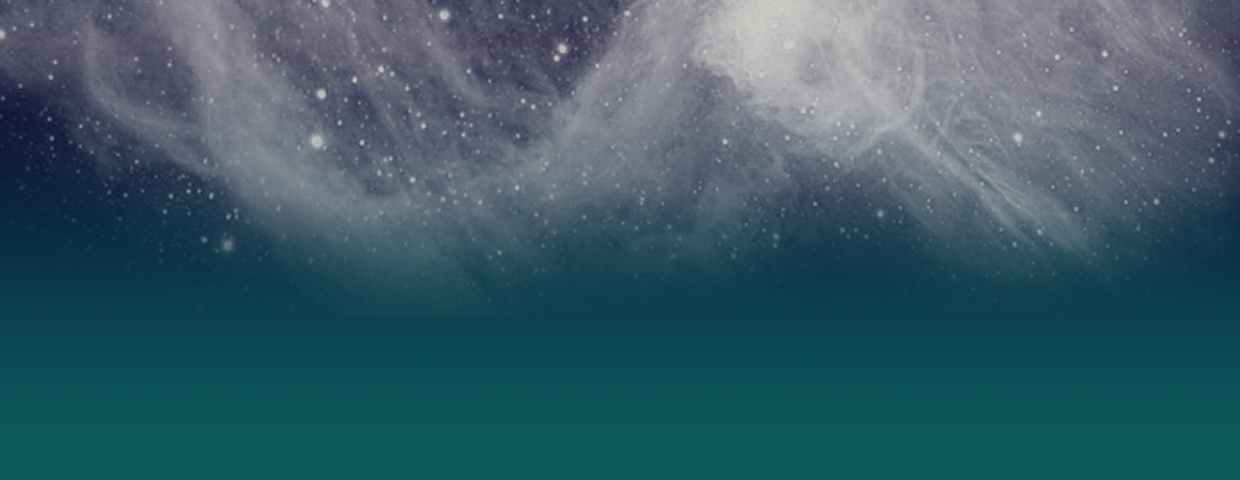
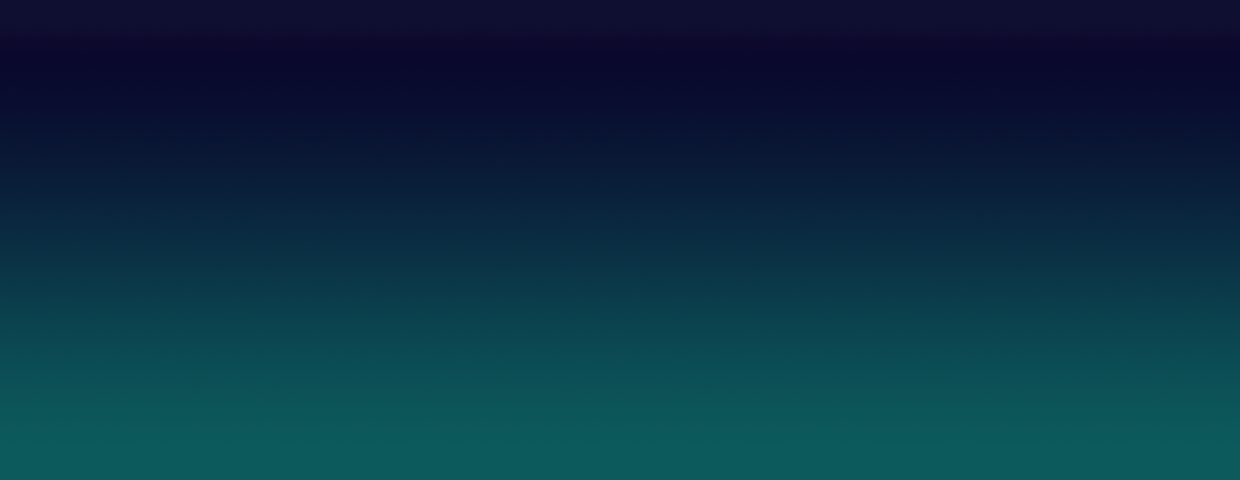
Layered file, before and after one edit (1240×480). Changes by layer:
hid "Layer 2" over 0, 0, 1240, 317
